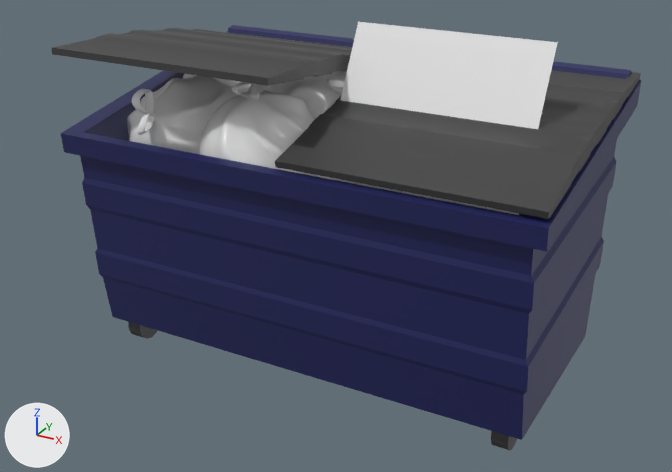
What one commit did to the Blender file projeckt files/trashbin_prefab.blend.
Before and after are seen from a camera (50 mm lens) standing at (6.37, -11.59, 6.84) and looking at (0.27, -0.52, 1.3). The axes (+X, +Y, +Z) are drawn at lower left. The lights are the same throughout.
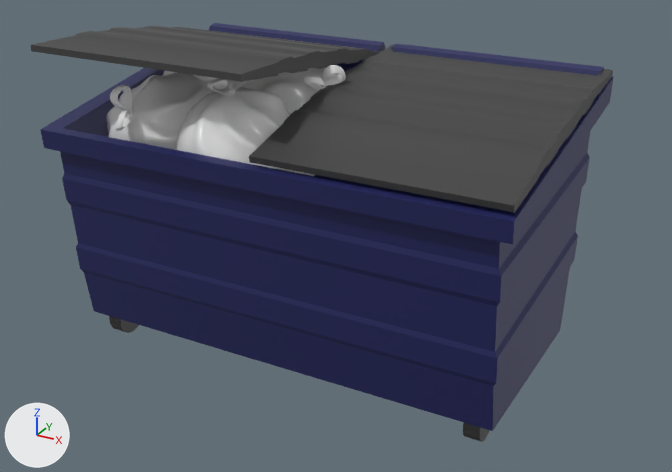
Changed parts and their boxes [x1, y1, x2, y2] in the pictures (672 x 472 px):
'Cube', moved: before [61, 70, 641, 440]; after [40, 50, 614, 431]
'Plane.001', moved: before [275, 70, 641, 219]; after [249, 45, 613, 213]
'Me', deleted: before [330, 22, 558, 215]
'Plane', moved: before [51, 28, 352, 86]; after [31, 26, 382, 82]
'Trash001', moved: before [199, 82, 330, 179]; after [177, 79, 315, 176]
'Trash001.001', moved: before [127, 76, 240, 154]; after [106, 73, 218, 150]
'Circle', moved: before [228, 25, 632, 79]; after [209, 23, 604, 76]
'Trash001.002', moved: before [247, 71, 347, 118]; after [226, 65, 346, 114]
'Cylinder', moved: before [491, 431, 517, 450]; after [463, 422, 489, 442]
'Cylinder.002', moved: before [128, 322, 158, 339]; after [109, 316, 139, 333]
'Trash001.003', moved: before [182, 74, 251, 93]; after [163, 71, 228, 90]

What changed in the scene script:
```text
Change ob_cube:
    ob_cube.location: (0.39, -0.45, 1.48) -> (0.0, -0.45, 1.48)
Change ob_circle:
    ob_circle.location: (3.77, 1.69, 3.57) -> (3.38, 1.69, 3.57)
Change ob_plane:
    ob_plane.location: (-1.37, 1.62, 3.54) -> (-1.76, 1.62, 3.54)
Change ob_plane_001:
    ob_plane_001.location: (2.15, 1.66, 3.61) -> (1.76, 1.66, 3.61)
Change ob_trash001:
    ob_trash001.location: (-0.66, -1.16, 2.19) -> (-1.05, -1.16, 2.19)
Change ob_trash001_001:
    ob_trash001_001.location: (-2.1, -0.68, 2.22) -> (-2.49, -0.68, 2.22)
Change ob_trash001_002:
    ob_trash001_002.location: (-0.59, 0.17, 2.42) -> (-0.97, 0.17, 2.42)
Change ob_trash001_003:
    ob_trash001_003.location: (-2.07, 0.37, 2.49) -> (-2.46, 0.37, 2.49)
Change ob_cylinder:
    ob_cylinder.location: (3.41, -1.58, -0.38) -> (3.02, -1.58, -0.38)
Change ob_cylinder_002:
    ob_cylinder_002.location: (-2.62, -1.58, -0.38) -> (-3.01, -1.58, -0.38)
Remove ob_me:
    ob_me = bpy.data.objects.new('Me', me_me)
    ob_me.location = (1.85, -1.08, 2.78)
    ob_me.rotation_euler = (1.089, 0.0, 0.0)  # degrees (62, 0, 0)
    ob_me.scale = (3.69, 3.69, 3.69)
```
